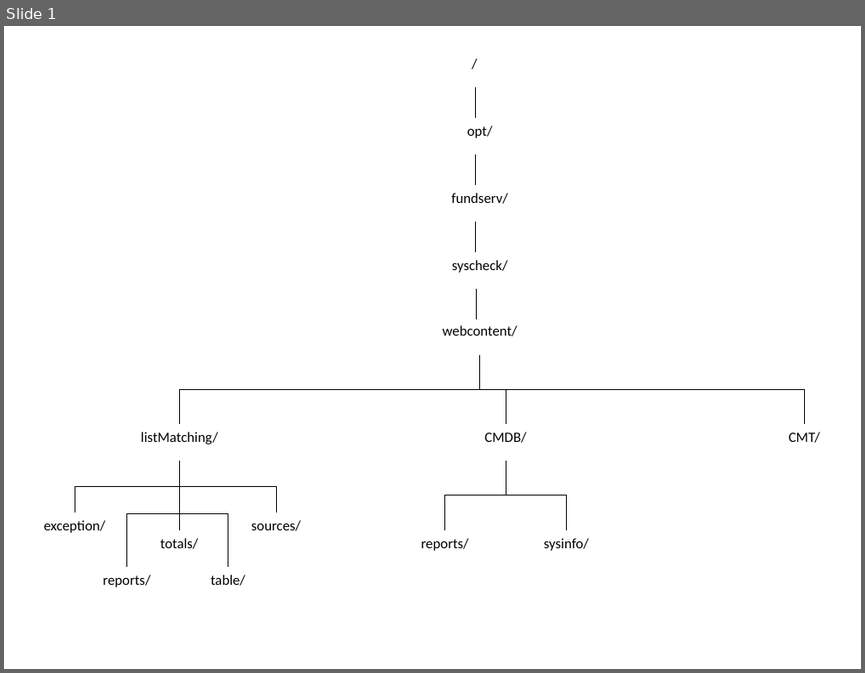
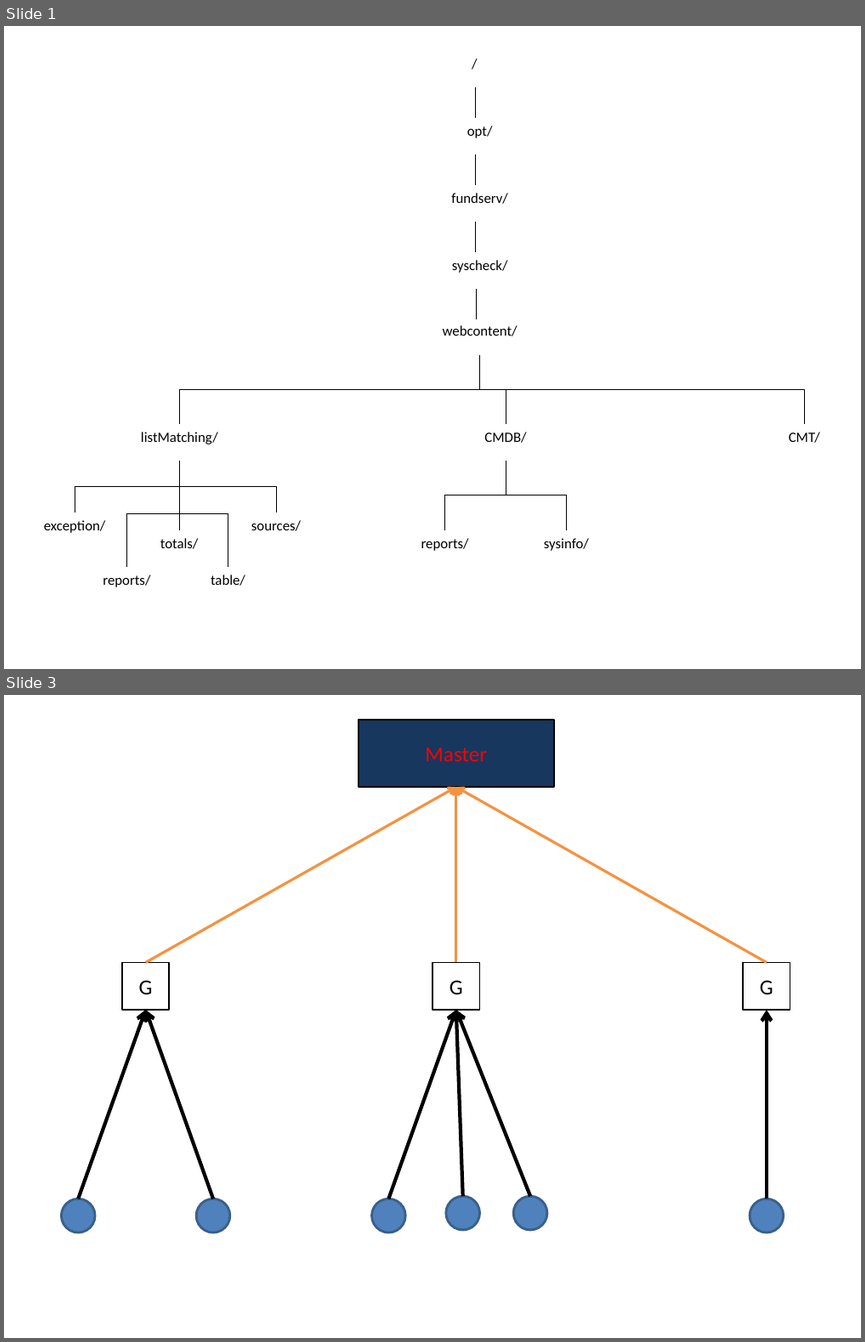
Before and after one commit to pdtran3k6/listMatching, a slide deck: Folder_structure.pptx. Shown one above the other, each under a label of ours: slide 1 before the commit, slides 1 and 3 after it; the slides between them are not shown. The pictures are 865x673 and 865x1342 pixels, drawn with LibreOffice and Linux fonts; fonts in the diff are those of the drawing. Boxes give left, top, right and bottom in pixels: in the first picture for what was removed or moved away, otherwise in the second. Text is boxed around its words. In the diff, an @@ line names an element or a change of style, - is before the commit and + after.

```diff
--- a/Folder_structure.pptx
+++ b/Folder_structure.pptx
@@ slide 3 added at [4, 695, 861, 1338], background #FFFFFF @@
@@ rectangle added at [358, 720, 553, 788], fill #17375E, outline #000000 1.25 pt, 18 pt, text #FF0000 @@
+Master
@@ arrow added from (145, 962) to (456, 787), #F69240 2.25 pt @@
@@ arrow added from (456, 962) to (456, 787), #F69240 2.25 pt @@
@@ arrow added from (766, 962) to (456, 787), #F69240 2.25 pt @@
@@ rectangle added at [122, 962, 170, 1009], fill #FFFFFF, outline #000000 1.25 pt, 18 pt, text #000000 @@
+G
@@ rectangle added at [432, 962, 479, 1009], fill #FFFFFF, outline #000000 1.25 pt, 18 pt, text #000000 @@
+G
@@ rectangle added at [743, 962, 789, 1009], fill #FFFFFF, outline #000000 1.25 pt, 18 pt, text #000000 @@
+G
@@ arrow added from (79, 1199) to (145, 1009), #000000 3 pt @@
@@ arrow added from (213, 1199) to (145, 1009), #000000 3 pt @@
@@ arrow added from (389, 1199) to (456, 1009), #000000 3 pt @@
@@ arrow added from (462, 1197) to (456, 1009), #000000 3 pt @@
@@ arrow added from (530, 1197) to (456, 1009), #000000 3 pt @@
@@ arrow added from (766, 1199) to (766, 1009), #000000 3 pt @@
@@ ellipse added at [62, 1199, 95, 1232], fill #4F81BD, outline #3A5F8C 2 pt @@
@@ ellipse added at [196, 1199, 229, 1232], fill #4F81BD, outline #3A5F8C 2 pt @@
@@ ellipse added at [371, 1199, 405, 1232], fill #4F81BD, outline #3A5F8C 2 pt @@
@@ ellipse added at [446, 1197, 479, 1230], fill #4F81BD, outline #3A5F8C 2 pt @@
@@ ellipse added at [513, 1197, 546, 1230], fill #4F81BD, outline #3A5F8C 2 pt @@
@@ ellipse added at [749, 1199, 783, 1232], fill #4F81BD, outline #3A5F8C 2 pt @@
```
Also in this commit, not shown: 1 slide changed, 1 other slide added, 5 other files.
